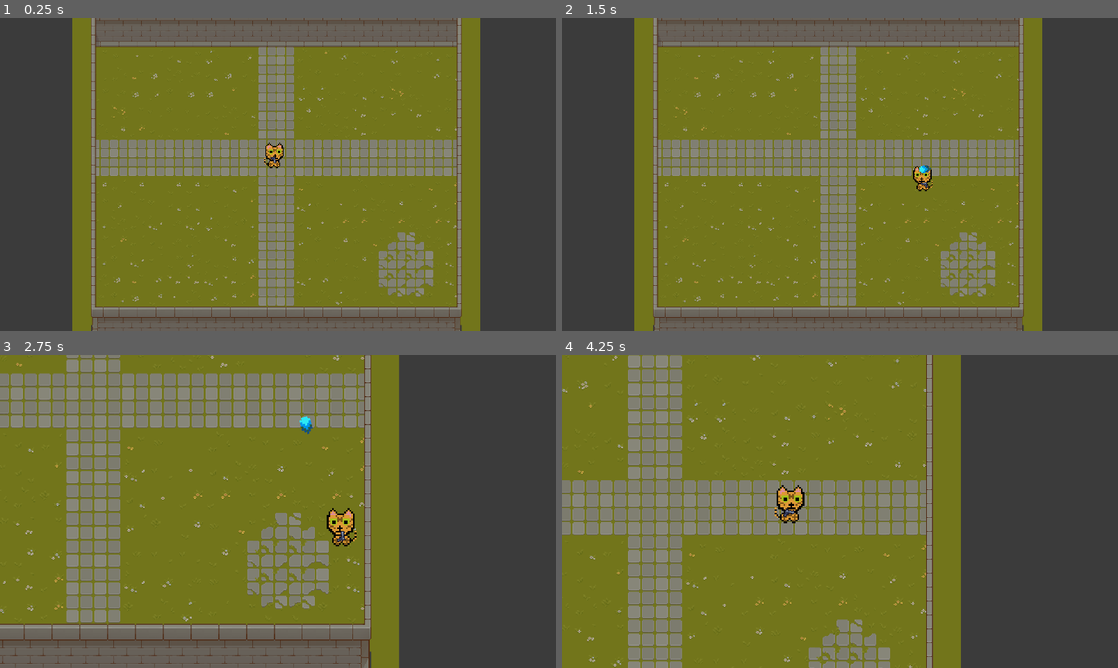
Above: before the commit, frames 1-4 (two rows, left to right).
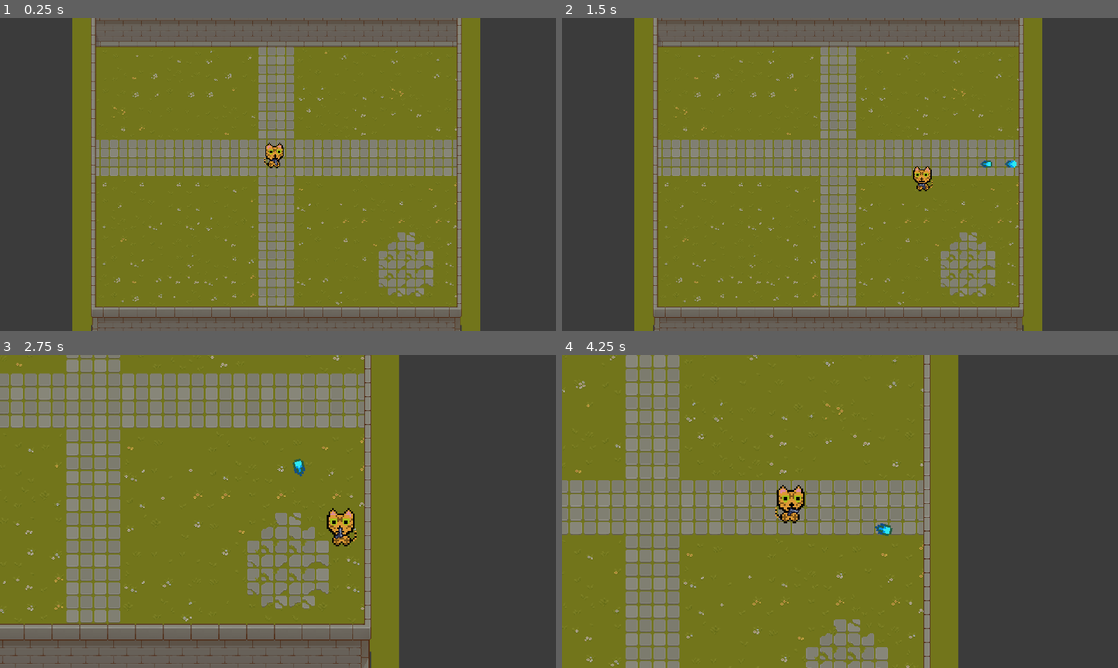
Above: after the commit, the same moments.

Repository: KaiyuCR7/AdventureGameJam2023
Game: Godot game, scene res://Scenes/MainScenes/world.tscn
The game is run twice, just before and just after one commit, with the same random seed, the same clock (stepped at 60 frames per second) and the same inputs.
Inputs (mouse positions are in pixels of both pictures, inside the frame that each line leads up to):
- Up to frame 1 (0.25 s): no input
- Up to frame 2 (1.5 s): tap Enter at 0.5 s; move the mouse to (962, 158) at 0.52 s; press the mouse at (962, 158) at 0.53 s; hold D (MoveRight) 0.53-1.28 s; move the mouse to (728, 190) at 1.27 s; release the mouse at (728, 190) at 1.28 s; hold S (MoveDown) from 1.28 s (still down); click (728, 190) at 1.35 s
- Up to frame 3 (2.75 s): move the mouse to (333, 442) at 2.02 s; release S (MoveDown) at 2.03 s; press the mouse at (333, 442) at 2.03 s; hold D (MoveRight) from 2.03 s (still down); tap Space (swapCamera) at 2.1 s
- Up to frame 4 (4.25 s): move the mouse to (812, 574) at 2.77 s; release D (MoveRight) at 2.78 s; release the mouse at (812, 574) at 2.78 s; hold W (MoveUp) 2.78-3.53 s; click (812, 574) at 2.85 s; move the mouse to (1006, 558) at 3.52 s; press the mouse at (1006, 558) at 3.53 s; hold A (MoveLeft) from 3.53 s (still down); tap Escape (pauseGame, bound only after the commit) at 4.15 s

The runs differ from the first frame. In frame 1, less than 0.1% of the frame differs, in the area x 48-50%, y 44-48%; in frame 2, 0.1%; in frame 3, 0.2%; in frame 4, 9.0%, in the area x 0-72%, y 0-100%.

Commit message:
Added Shotgun Mechanics
- shotgun mechanics
- Spread Projectiles
- Cleaned up weapon type data storing

Diff:
--- a/AdvGameJam2023 - Name/Global.gd
+++ b/AdvGameJam2023 - Name/Global.gd
@@ -1,10 +1,36 @@
 extends Node
+
 
 var level = 0
 var bulletHit = false
+var paused = false
+
 
 func setBulletHit(hit):
 	bulletHit = hit
 
 func getBulletHit():
 	return bulletHit
+
+# Each Weapon Stats - [Firerate, Speed, Damage, Projectiles, Lifetime]
+var weaponData = {																		\
+	0:{"Firerate":0.5,  "Speed":300,  "Damage":1, "Projectiles":1, "Lifetime":2}, 		\
+	1:{"Firerate":0.2,  "Speed":300,  "Damage":1, "Projectiles":1, "Lifetime":2}, 		\
+	2:{"Firerate":0.3,  "Speed":400,  "Damage":1, "Projectiles":1, "Lifetime":2}, 		\
+	3:{"Firerate":0.1,  "Speed":400,  "Damage":1, "Projectiles":1, "Lifetime":2}, 		\
+	4:{"Firerate":0.6,  "Speed":600,  "Damage":1, "Projectiles":5, "Lifetime":0.5}, 	\
+	5:{"Firerate":0.6,  "Speed":800,  "Damage":1, "Projectiles":1, "Lifetime":0.1}, 	\
+	6:{"Firerate":0.6,  "Speed":800,  "Damage":1, "Projectiles":1, "Lifetime":0.1}, 	\
+	7:{"Firerate":0.6,  "Speed":1000, "Damage":1, "Projectiles":1, "Lifetime":2}, 		\
+	8:{"Firerate":0.01, "Speed":1000, "Damage":1, "Projectiles":10, "Lifetime":2}}		\
+
+# Current Weapon List - Subject to Change
+# 0 - Pistol
+# 1 - SMG
+# 2 - AR
+# 3 - MiniGun
+# 4 - Shotty
+# 5 - Red Saber
+# 6 - Blue Saber
+# 7 - Sniper
+# 8 - Banana
--- a/AdvGameJam2023 - Name/Scenes/MainScenes/CharacterBody2D.gd
+++ b/AdvGameJam2023 - Name/Scenes/MainScenes/CharacterBody2D.gd
@@ -4,14 +4,17 @@
 const MAX_SPEED = 200
 const ACCELERATION = 100
 const FRICTION = 80
-const bulletSpeed = 500
 
 var lookDirection = 1
 var can_fire = true
-var rate_of_fire = 0.4
+var rate_of_fire = 0.5
+var fireSpeed = 10
+var bulletSpread = 0.1
+var projectiles = 1
+var bulletLife = 2
 
 @onready var animationPlayer = $AnimationPlayer
-@onready var weaponPoint = $weapon/Sprite2D/Area2D
+@onready var weaponPoint = $weapon/weaponFrames/Area2D
 @onready var weaponSprite = $weapon/weaponFrames
 
 var bullet = preload("res://Scenes/MainScenes/bullet.tscn")
@@ -39,12 +42,25 @@
 
 func shoot():
 	if Input.is_action_pressed("shoot") and can_fire == true:
-		print("here")
 		can_fire = false
-		var bullet_instance = bullet.instantiate()
-		bullet_instance.set_position(weaponPoint.global_position)
-		bullet_instance.rotation = get_angle_to(get_global_mouse_position())
-		get_parent().add_child(bullet_instance)
+		var bulletSpreadList = []
+		var count2 = 0
+		var counter = 0
+		var prevSwap = 1
+		for i in range(projectiles):
+			count2 = count2 + 1
+			if count2 == 2:
+				counter = counter + 1
+				count2 = 0
+			bulletSpreadList.append(bulletSpread * counter * prevSwap)
+			prevSwap = prevSwap * -1
+		for i in range(projectiles):
+			var bullet_instance = bullet.instantiate()
+			bullet_instance.set_position(weaponPoint.global_position)
+			bullet_instance.rotation = get_angle_to(get_global_mouse_position()) - bulletSpreadList[i]
+			bullet_instance.bulletSpeed = fireSpeed
+			bullet_instance.life_time = bulletLife
+			get_parent().add_child(bullet_instance)
 		await get_tree().create_timer(rate_of_fire).timeout
 		can_fire = true
 
--- a/AdvGameJam2023 - Name/Scenes/MainScenes/bullet.gd
+++ b/AdvGameJam2023 - Name/Scenes/MainScenes/bullet.gd
@@ -1,16 +1,31 @@
 extends RigidBody2D
 
-@export var bulletSpeed = 500
+@export var bulletSpeed = 300
 @export var life_time = 2
+@onready var animationPlayer = $AnimationPlayer
+
+var destroyTime = false
 
 func _ready():
 	self.apply_impulse(Vector2(bulletSpeed, 0).rotated(rotation), Vector2())
+	animationPlayer.play("shotBullet")
 	nuke()
 
 func nuke():
 	await get_tree().create_timer(life_time).timeout
-	queue_free()
+	destroyTime = true
+	animationPlayer.stop()
+	animationPlayer.play("blueBulletHit")
 
 func _on_body_entered(body):
-	print("entered body")
-	self.hide()
+	animationPlayer.stop()
+	animationPlayer.play("blueBulletHit")
+
+func shotHitEnd():
+	if destroyTime:
+		queue_free()
+	else:
+		self.hide()
+
+func shotEnded():
+	animationPlayer.play("bulletTravel")
--- a/AdvGameJam2023 - Name/Scenes/MainScenes/bullet.tscn
+++ b/AdvGameJam2023 - Name/Scenes/MainScenes/bullet.tscn
@@ -6,6 +6,108 @@
 [sub_resource type="CapsuleShape2D" id="CapsuleShape2D_tbq4c"]
 radius = 7.0
 height = 26.0
+
+[sub_resource type="Animation" id="Animation_s0ms8"]
+length = 0.001
+tracks/0/type = "value"
+tracks/0/imported = false
+tracks/0/enabled = true
+tracks/0/path = NodePath("Sprite2D:frame")
+tracks/0/interp = 1
+tracks/0/loop_wrap = true
+tracks/0/keys = {
+"times": PackedFloat32Array(0),
+"transitions": PackedFloat32Array(1),
+"update": 1,
+"values": [0]
+}
+
+[sub_resource type="Animation" id="Animation_f26ug"]
+resource_name = "blueBulletHit"
+length = 0.1
+step = 0.05
+tracks/0/type = "value"
+tracks/0/imported = false
+tracks/0/enabled = true
+tracks/0/path = NodePath("Sprite2D:frame")
+tracks/0/interp = 1
+tracks/0/loop_wrap = true
+tracks/0/keys = {
+"times": PackedFloat32Array(0, 0.05),
+"transitions": PackedFloat32Array(1, 1),
+"update": 1,
+"values": [1, 0]
+}
+tracks/1/type = "method"
+tracks/1/imported = false
+tracks/1/enabled = true
+tracks/1/path = NodePath(".")
+tracks/1/interp = 1
+tracks/1/loop_wrap = true
+tracks/1/keys = {
+"times": PackedFloat32Array(0.1),
+"transitions": PackedFloat32Array(1),
+"values": [{
+"args": [],
+"method": &"shotHitEnd"
+}]
+}
+
+[sub_resource type="Animation" id="Animation_iuhnd"]
+resource_name = "bulletTravel"
+length = 0.8
+loop_mode = 1
+step = 0.2
+tracks/0/type = "value"
+tracks/0/imported = false
+tracks/0/enabled = true
+tracks/0/path = NodePath("Sprite2D:frame")
+tracks/0/interp = 1
+tracks/0/loop_wrap = true
+tracks/0/keys = {
+"times": PackedFloat32Array(0, 0.2, 0.4, 0.6),
+"transitions": PackedFloat32Array(1, 1, 1, 1),
+"update": 1,
+"values": [1, 2, 3, 4]
+}
+
+[sub_resource type="Animation" id="Animation_nmxvy"]
+resource_name = "shotBullet"
+length = 0.3
+tracks/0/type = "value"
+tracks/0/imported = false
+tracks/0/enabled = true
+tracks/0/path = NodePath("Sprite2D:frame")
+tracks/0/interp = 1
+tracks/0/loop_wrap = true
+tracks/0/keys = {
+"times": PackedFloat32Array(0, 0.1),
+"transitions": PackedFloat32Array(1, 1),
+"update": 1,
+"values": [0, 1]
+}
+tracks/1/type = "method"
+tracks/1/imported = false
+tracks/1/enabled = true
+tracks/1/path = NodePath(".")
+tracks/1/interp = 1
+tracks/1/loop_wrap = true
+tracks/1/keys = {
+"times": PackedFloat32Array(0.3),
+"transitions": PackedFloat32Array(1),
+"values": [{
+"args": [],
+"method": &"shotEnded"
+}]
+}
+
+[sub_resource type="AnimationLibrary" id="AnimationLibrary_egqre"]
+_data = {
+"RESET": SubResource("Animation_s0ms8"),
+"blueBulletHit": SubResource("Animation_f26ug"),
+"bulletTravel": SubResource("Animation_iuhnd"),
+"shotBullet": SubResource("Animation_nmxvy")
+}
 
 [node name="bullet" type="RigidBody2D"]
 collision_layer = 4
@@ -26,6 +128,10 @@
 texture = ExtResource("1_7atkw")
 hframes = 5
 vframes = 2
-frame = 2
+
+[node name="AnimationPlayer" type="AnimationPlayer" parent="."]
+libraries = {
+"": SubResource("AnimationLibrary_egqre")
+}
 
 [connection signal="body_entered" from="." to="." method="_on_body_entered"]
--- a/AdvGameJam2023 - Name/Scenes/MainScenes/weapon.gd
+++ b/AdvGameJam2023 - Name/Scenes/MainScenes/weapon.gd
@@ -1,5 +1,4 @@
 extends Node2D
-@onready var gun = $Sprite2D
 
 var bulletSpeed = 100
 
--- a/AdvGameJam2023 - Name/Scenes/MainScenes/weapon.tscn
+++ b/AdvGameJam2023 - Name/Scenes/MainScenes/weapon.tscn
@@ -1,6 +1,5 @@
-[gd_scene load_steps=15 format=3 uid="uid://c6pm766vu4hd7"]
+[gd_scene load_steps=14 format=3 uid="uid://c6pm766vu4hd7"]
 
-[ext_resource type="Texture2D" uid="uid://cymtqw1e7uwfg" path="res://Assets/weapons/US.png" id="1_irdwb"]
 [ext_resource type="Script" path="res://Scenes/MainScenes/weapon.gd" id="1_tu04h"]
 [ext_resource type="Texture2D" uid="uid://casf1trm8i8aa" path="res://Assets/weapons/1.png" id="2_d5kgj"]
 
@@ -83,22 +82,16 @@
 script = ExtResource("1_tu04h")
 
 [node name="weaponFrames" type="AnimatedSprite2D" parent="."]
-position = Vector2(3, -1)
+position = Vector2(-4, 2)
 sprite_frames = SubResource("SpriteFrames_unmap")
+offset = Vector2(4, -2)
 
-[node name="Sprite2D" type="Sprite2D" parent="."]
-visible = false
-position = Vector2(-1, 1)
-texture = ExtResource("1_irdwb")
-hframes = 3
-vframes = 6
-
-[node name="Area2D" type="Area2D" parent="Sprite2D"]
-position = Vector2(41, -3)
+[node name="Area2D" type="Area2D" parent="weaponFrames"]
+position = Vector2(37, -1)
 collision_layer = 0
 collision_mask = 0
 
-[node name="CollisionShape2D" type="CollisionShape2D" parent="Sprite2D/Area2D"]
+[node name="CollisionShape2D" type="CollisionShape2D" parent="weaponFrames/Area2D"]
 position = Vector2(-9.53674e-07, 1.19209e-07)
 scale = Vector2(1.61808, 1.36956)
 shape = SubResource("SegmentShape2D_wv6ap")
--- a/AdvGameJam2023 - Name/Scenes/MainScenes/world.gd
+++ b/AdvGameJam2023 - Name/Scenes/MainScenes/world.gd
@@ -4,30 +4,22 @@
 @onready var oCamera = $outerCamera
 @onready var player = $Player
 @onready var weapon = $Player/weapon/weaponFrames
-@onready var weaponPoint = $Player/weapon/Sprite2D/Area2D
+@onready var weaponPoint = $Player/weapon/weaponFrames/Area2D
+
+#defualt starting weapon - Pistol
+@export var weaponType = 0
 
 # Called when the node enters the scene tree for the first time.
 func _ready():
 	#defualt starting weapon
-	weapon.frame = 0
+	updatePlayerWeapon()
 	#defaul camera
 	oCamera.make_current()
 
 func _input(event):
 	if Input.is_action_just_pressed("swapCamera"):
 		zoomCam()
-#	if Input.is_action_just_released("shoot"):
-#		shoot()
 
-#func shoot():
-#	var bulletInstance = bulletScene.instantiate()
-#	bulletInstance.set_position(weaponPoint.global_position)
-#	var aimVector = get_global_mouse_position() - player.position
-#	var aimRotate = aimVector.angle()
-#	bulletInstance.rotation = aimRotate
-#	bulletInstance.setDvelocity(aimVector)
-#	add_child(bulletInstance)
-#	print("Bullet Shot")
 
 func zoomCam():
 	if pCamera.is_current():
@@ -37,4 +29,20 @@
 
 # Called every frame. 'delta' is the elapsed time since the previous frame.
 func _process(delta):
-	pass
+	#Pause Menu
+	if Global.paused:
+		$outerCamera/pauseMenu.visible = true
+	else:
+		$outerCamera/pauseMenu.visible = false
+
+
+func updatePlayerWeapon():
+	weapon.frame = weaponType
+	player.rate_of_fire = Global.weaponData[weaponType]["Firerate"]
+	player.fireSpeed = Global.weaponData[weaponType]["Speed"]
+	player.projectiles = Global.weaponData[weaponType]["Projectiles"]
+	player.bulletLife = Global.weaponData[weaponType]["Lifetime"]
+
+func _on_option_button_item_selected(index):
+	weaponType = index
+	updatePlayerWeapon()
--- a/AdvGameJam2023 - Name/Scenes/MainScenes/world.tscn
+++ b/AdvGameJam2023 - Name/Scenes/MainScenes/world.tscn
@@ -1,7 +1,8 @@
-[gd_scene load_steps=10 format=3 uid="uid://7q20ukhf3p84"]
+[gd_scene load_steps=11 format=3 uid="uid://7q20ukhf3p84"]
 
 [ext_resource type="Script" path="res://Scenes/MainScenes/world.gd" id="1_5bbk3"]
 [ext_resource type="PackedScene" uid="uid://dttvdg3qnw7h6" path="res://Scenes/MainScenes/player.tscn" id="1_8my2u"]
+[ext_resource type="PackedScene" uid="uid://cye4hxmuuioca" path="res://Scenes/uiScenes/pause_controller.tscn" id="2_hfyst"]
 [ext_resource type="Texture2D" uid="uid://bcknt1ht4iupb" path="res://Assets/Enviornments/TX Tileset Grass.png" id="8_xmc08"]
 [ext_resource type="Texture2D" uid="uid://b3t6wtemqt561" path="res://Assets/Enviornments/TX Tileset Stone Ground.png" id="9_m06u1"]
 [ext_resource type="Texture2D" uid="uid://dnn8u1kwm28o3" path="res://Assets/Enviornments/TX Tileset Wall.png" id="10_v87kk"]
@@ -583,12 +584,17 @@
 sources/9 = SubResource("TileSetAtlasSource_esn58")
 
 [node name="World" type="Node2D"]
+process_mode = 3
 script = ExtResource("1_5bbk3")
 
+[node name="pauseController" parent="." instance=ExtResource("2_hfyst")]
+
 [node name="Player" parent="." instance=ExtResource("1_8my2u")]
+process_mode = 1
 position = Vector2(319, 253)
 
 [node name="Environment" type="TileMap" parent="."]
+process_mode = 1
 tile_set = SubResource("TileSet_dqvgi")
 cell_quadrant_size = 34
 collision_animatable = true
@@ -623,3 +629,49 @@
 zoom = Vector2(2, 2)
 drag_horizontal_enabled = true
 drag_vertical_enabled = true
+
+[node name="pauseMenu" type="Control" parent="outerCamera"]
+process_mode = 2
+layout_mode = 3
+anchors_preset = 0
+offset_left = -385.0
+offset_top = -268.0
+offset_right = 476.0
+offset_bottom = 237.0
+
+[node name="Label" type="Label" parent="outerCamera/pauseMenu"]
+layout_mode = 2
+offset_left = 738.0
+offset_top = 2.0
+offset_right = 781.0
+offset_bottom = 28.0
+text = "GUN:"
+
+[node name="OptionButton" type="OptionButton" parent="outerCamera/pauseMenu"]
+layout_mode = 2
+offset_left = 737.0
+offset_top = 26.0
+offset_right = 823.0
+offset_bottom = 57.0
+item_count = 9
+selected = 0
+popup/item_0/text = "Pistol"
+popup/item_0/id = 0
+popup/item_1/text = "SMG"
+popup/item_1/id = 1
+popup/item_2/text = "AR"
+popup/item_2/id = 2
+popup/item_3/text = "MiniGun"
+popup/item_3/id = 3
+popup/item_4/text = "Shotty"
+popup/item_4/id = 4
+popup/item_5/text = "redSaber"
+popup/item_5/id = 5
+popup/item_6/text = "blueSaber"
+popup/item_6/id = 6
+popup/item_7/text = "Sniper"
+popup/item_7/id = 7
+popup/item_8/text = "banana"
+popup/item_8/id = 8
+
+[connection signal="item_selected" from="outerCamera/pauseMenu/OptionButton" to="." method="_on_option_button_item_selected"]
--- /dev/null
+++ b/AdvGameJam2023 - Name/Scenes/uiScenes/pause_controller.gd
@@ -0,0 +1,23 @@
+extends Node
+
+@export var can_toggle_pause = true
+
+# Called when the node enters the scene tree for the first time.
+func _ready():
+	pass # Replace with function body.
+
+
+# Called every frame. 'delta' is the elapsed time since the previous frame.
+func _process(delta):
+	if can_toggle_pause:
+		if Input.is_action_just_released("pauseGame"):
+			pauseHandler()
+
+
+func pauseHandler():
+	if Global.paused:
+		Global.paused = false
+		get_tree().paused = false
+	else:
+		Global.paused = true
+		get_tree().paused = true
--- /dev/null
+++ b/AdvGameJam2023 - Name/Scenes/uiScenes/pause_controller.tscn
@@ -0,0 +1,7 @@
+[gd_scene load_steps=2 format=3 uid="uid://cye4hxmuuioca"]
+
+[ext_resource type="Script" path="res://Scenes/uiScenes/pause_controller.gd" id="1_1sy36"]
+
+[node name="pauseController" type="Node"]
+process_mode = 3
+script = ExtResource("1_1sy36")
--- a/AdvGameJam2023 - Name/project.godot
+++ b/AdvGameJam2023 - Name/project.godot
@@ -88,6 +88,11 @@
 "events": [Object(InputEventMouseButton,"resource_local_to_scene":false,"resource_name":"","device":-1,"window_id":0,"a …(241 unchanged characters)…
 ]
 }
+pauseGame={
+"deadzone": 0.5,
+"events": [Object(InputEventKey,"resource_local_to_scene":false,"resource_name":"","device":-1,"window_id":0,"alt_pressed":false,"shift_pressed":false,"ctrl_pressed":false,"meta_pressed":false,"pressed":false,"keycode":0,"physical_keycode":4194305,"key_label":0,"unicode":0,"echo":false,"script":null)
+]
+}
 
 [layer_names]
 
Not shown: 1 places in AdvGameJam2023 - Name/Scenes/MainScenes/bullet.tscn that only renumber resources
